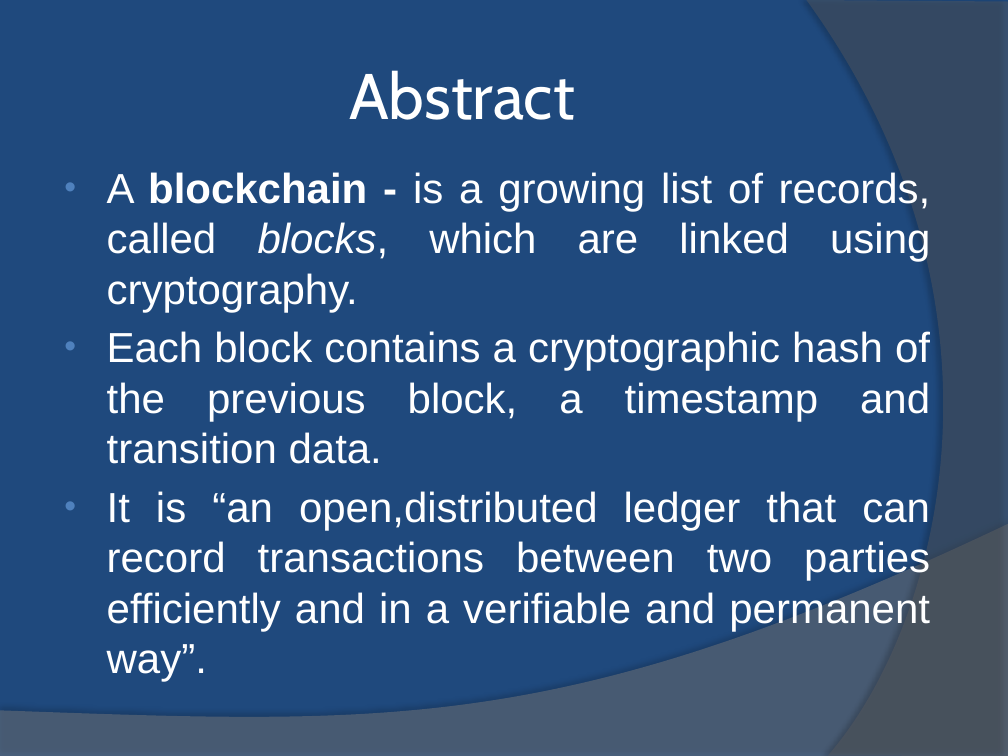
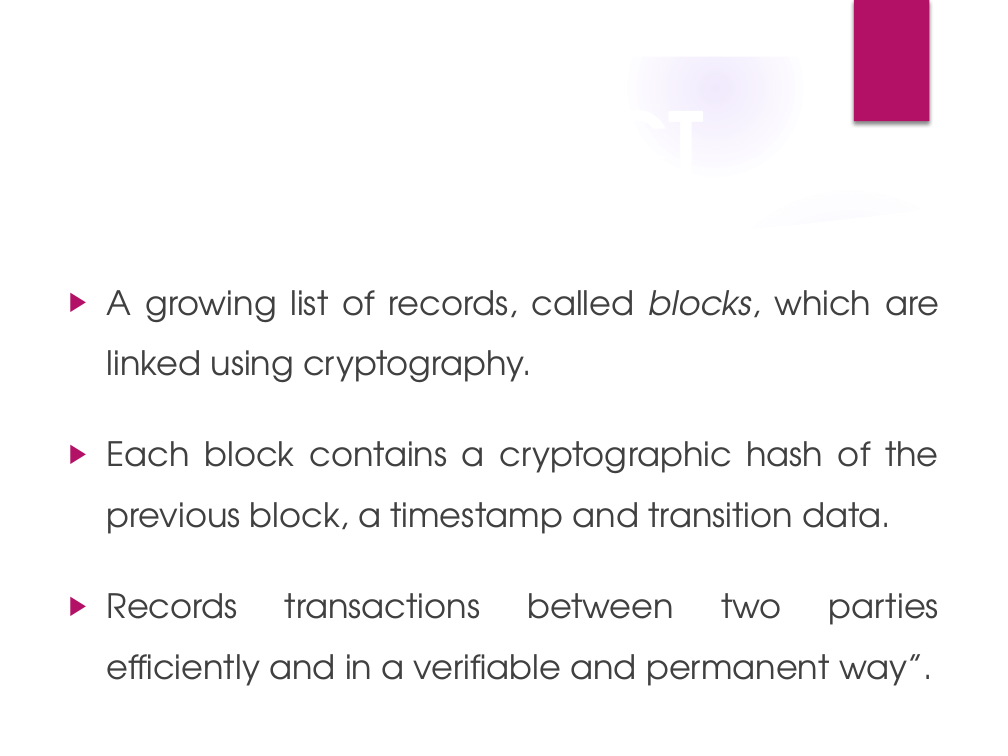
Before and after one commit to roncyrthomas/Blockchain, a slide deck: slide 3 of mp final/BlockCHain.pptx. Drawn at 1008x756 pixels with LibreOffice and Linux fonts; fonts in the diff are those of the drawing; background and template pictures are left out. Boxes give left, top, right and bottom in pixels: in the first picture for what was removed or moved away, otherwise in the second. Text is boxed around its words. In the diff, an @@ line names an element or a change of style, - is before the commit and + after.

Commit message:
Made changes to the PPTs :P and code

```diff
--- a/mp final/BlockCHain.pptx
+++ b/mp final/BlockCHain.pptx
@@ background #1F497D to picture (left out) @@
@@ group added at (0,0,1008,756): 5 ellipses, 3 freeform shapes @@
@@ freeform shape removed at (806,0,1008,756) @@
@@ rectangle added at (854,0,929,121), fill #B31166 @@
@@ text at (349,70,575,120): text changed; size 46 to 60 pt; font Cabin to TeX Gyre Adventor; bold on @@
-Abstract
+ABSTRACT
@@ text "A growing list of records, ...": place and size @@
-text "A growing list of records, ..." at (107,172,931,682)
+text "A growing list of records, ..." at (107,290,939,686)
@@ text at (107,290,939,382): text changed; size 30 to 24 pt; font Arial to TeX Gyre Adventor; text colour #FFFFFF to #404040 @@
-• A blockchain - is a growing list of records, called blocks, which are linked using cryptography.
+▶ A growing list of records, called blocks, which are linked using cryptography.
@@ text at (107,441,939,534): size 30 to 24 pt, font Arial to TeX Gyre Adventor, text colour #FFFFFF to #404040 in "Each block contains a cryptographic hash of ..."; bullet • to ▶; line spacing 1 to 1.5; more space between paragraphs; bullet colour #4F81BD to #B31166 @@
@@ freeform shape removed at (0,524,1008,756) @@
@@ text at (107,593,939,686): text changed; size 30 to 24 pt; font Arial to TeX Gyre Adventor; text colour #FFFFFF to #404040 @@
-• It is “an open,distributed ledger that can record transactions between two parties efficiently and in a verifiable and permanent way”.
+▶ Records transactions between two parties efficiently and in a verifiable and permanent way”.
```
Also in this commit, not shown: 13 other slides changed, 2 other files.
